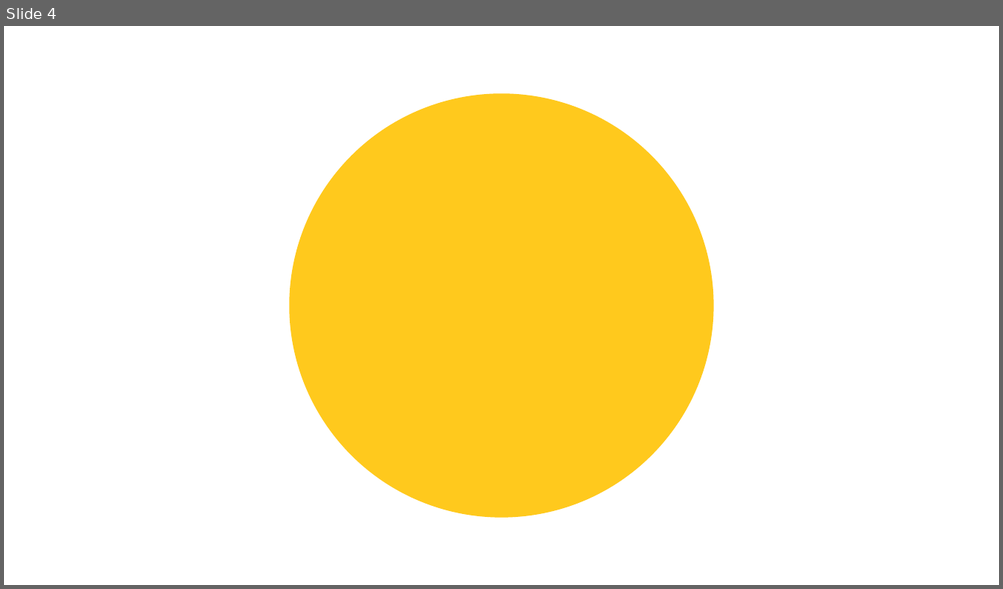
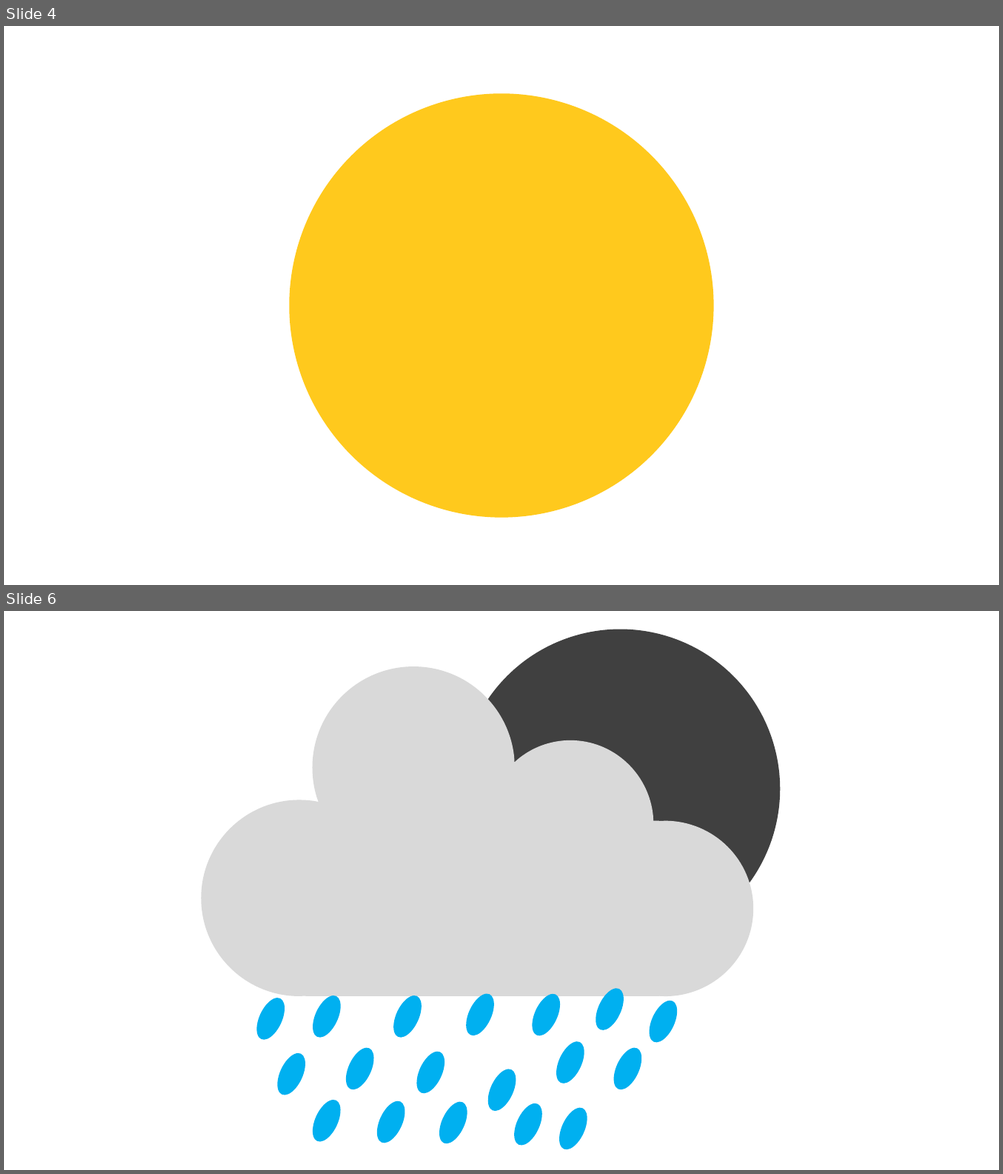
Before and after one commit to Kangnos/WEATHERFLEX, a slide deck: public/Brand-New weather icons/Frame.pptx. Shown one above the other, each under a label of ours: slide 4 before the commit, slides 4 and 6 after it; the slides between them are not shown. The pictures are 1003x589 and 1003x1174 pixels, drawn with LibreOffice and Linux fonts; fonts in the diff are those of the drawing. Boxes give left, top, right and bottom in pixels: in the first picture for what was removed or moved away, otherwise in the second. Text is boxed around its words. In the diff, an @@ line names an element or a change of style, - is before the commit and + after.

```diff
--- a/public/Brand-New weather icons/Frame.pptx
+++ b/public/Brand-New weather icons/Frame.pptx
@@ slide 6 added at [4,611,999,1170], background #FFFFFF @@
@@ ellipse added at [461,629,780,948], fill #404040 @@
@@ freeform shape added at [201,667,753,996], fill #D9D9D9 @@
@@ group added at [251,985,683,1154]: 18 ellipses @@
```
Also in this commit, not shown: 1 other slide added, 2 other files.
